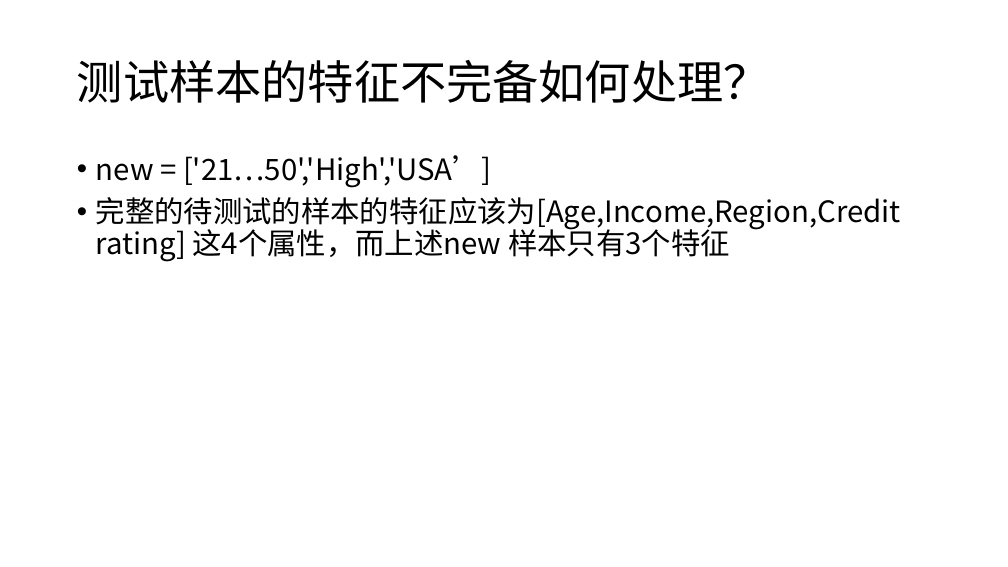
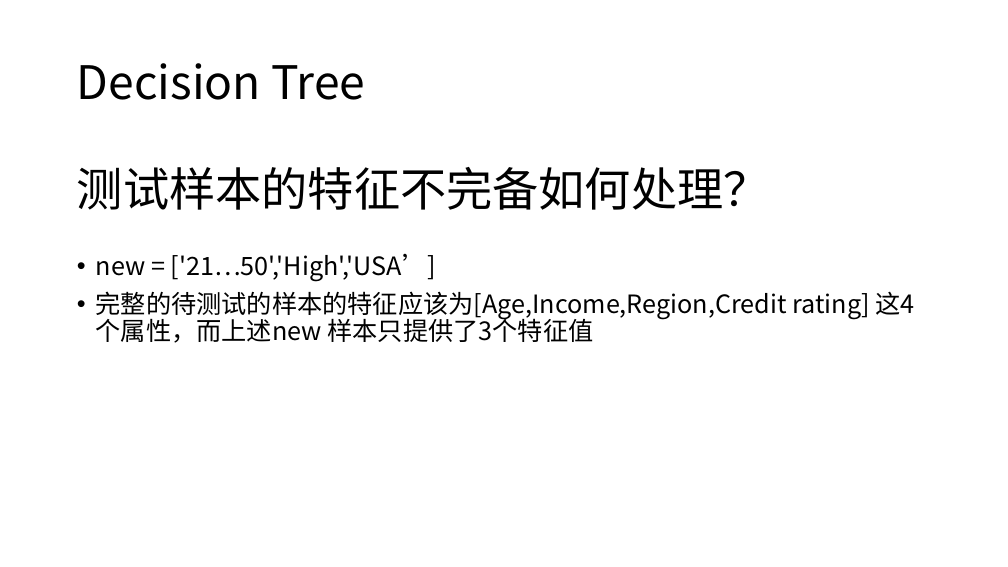
Before and after one commit to JackLuSun/InfoTheory, a slide deck: slide 7 of GroupHomework/Record.pptx (slide 5 before the commit). Drawn at 1008x567 pixels with LibreOffice and Linux fonts; fonts in the diff are those of the drawing. Boxes give left, top, right and bottom in pixels: in the first picture for what was removed or moved away, otherwise in the second. Text is boxed around its words. In the diff, an @@ line names an element or a change of style, - is before the commit and + after.

```diff
--- a/GroupHomework/Record.pptx
+++ b/GroupHomework/Record.pptx
@@ text added at (77, 63, 365, 100), 44 pt, text #000000 @@
+Decision Tree
@@ title "测试样本的特征不完备如何处理？": place and size @@
-title "测试样本的特征不完备如何处理？" at (77, 60, 770, 103)
+title "测试样本的特征不完备如何处理？" at (77, 167, 770, 210)
@@ text "new = ['21…50','High','USA’]": place and size @@
-text "new = ['21…50','High','USA’]" at (96, 155, 901, 262)
+text "new = ['21…50','High','USA’]" at (96, 253, 914, 343)
@@ text at (96, 253, 436, 282): size 28 to 24 pt in "new = ['21…50','High','USA’]" @@
@@ text at (96, 291, 914, 343): text changed; size 28 to 24 pt @@
-• 完整的待测试的样本的特征应该为[Age,Income,Region,Credit rating] 这4个属性，而上述new 样本只有3个特征
+• 完整的待测试的样本的特征应该为[Age,Income,Region,Credit rating] 这4个属性，而上述new 样本只提供了3个特征值
```
Also in this commit, not shown: 3 other slides changed, 4 slides added, 2 slides removed, 7 other files.
